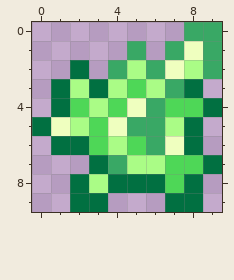
Pixel-art sprite: Resources/Textures/Items/Miscellaneous/MagicHerb2.png. Above, as it was before the edit.
The file is 20x20 pixels, drawn in blocks of 2x2; one block is one cell here.
After:
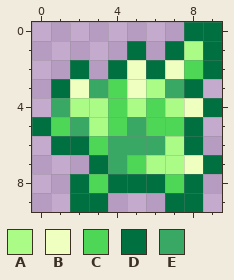
Palette (. is transparent): A #aafc86  B #efffbf  C #4ed757  D #017041  E #39a865
From old to new:
Colour B becomes colour A in row 1 at x 8; in row 4 at x 5; in row 6 at x 7.
Colour C becomes colour A in row 4 at x 2 and 7; in row 5 at x 3; in row 7 at x 7.
Colour A becomes colour B in row 2 at x 5; in row 3 at x 2.
Colour C becomes colour B in row 3 at x 5; in row 4 at x 8; in row 7 at x 8.
Colour A becomes colour C in row 2 at x 8; in row 3 at x 4; in row 5 at x 7; in row 7 at x 5; in row 8 at x 3.
Colour B becomes colour C in row 5 at x 1 and 4.
Colour E becomes colour C in rows 4 to 5 at x 6.
Colour E becomes colour D in row 0 at x 8 to 9; in row 1 at x 5, 7 and 9; in row 2 at x 4, 6 and 9.
Colour A becomes colour E in row 5 at x 2; in row 6 at x 4.
Colour C becomes colour E in row 6 at x 5.
Colour D becomes colour E in row 3 at x 3; in row 4 at x 1.
Pixel boxes of the changes (left, top, right, bottom) in both pictures:
changed: (51, 22, 222, 193)
